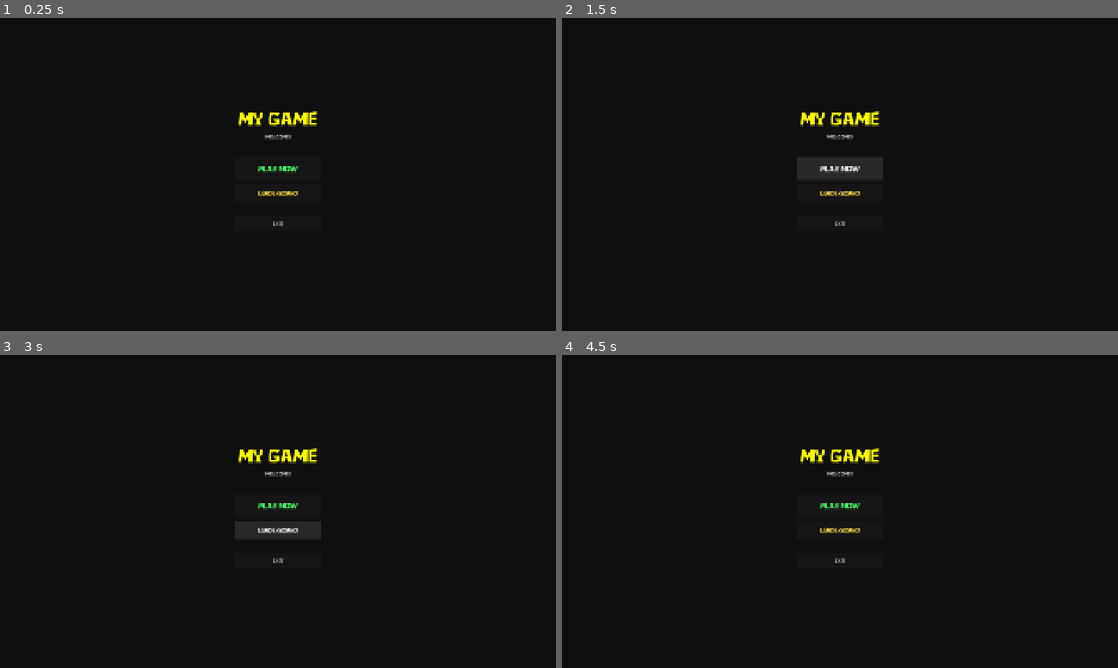
Above: before the commit, frames 1-4 (two rows, left to right).
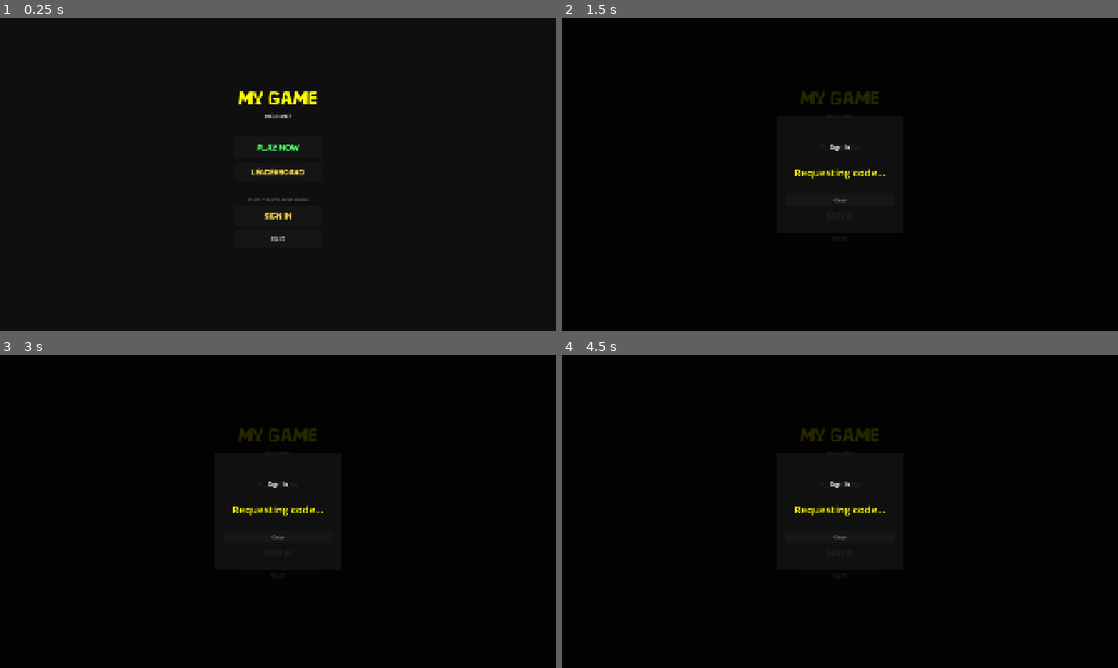
Above: after the commit, the same moments.

Repository: cheddatech/CheddaBoards-Godot
Game: Godot game, scene res://scenes/MainMenu.tscn
Two runs of this game, one before a commit and one after it. Both use one fixed random seed, a clock stepped at 60 frames per second and the inputs below.
Inputs (mouse positions are in pixels of both pictures, inside the frame that each line leads up to):
- Up to frame 1 (0.25 s): no input
- Up to frame 2 (1.5 s): click (840, 215) at 0.5 s, where only the run after the commit has a clickable "Sign In"; click "PLAY NOW" at 1.25 s
- Up to frame 3 (3 s): click "PLAY NOW" at 2 s; click "Leaderboard" at 2.75 s
- Up to frame 4 (4.5 s): click "Leaderboard" at 3.5 s; click (840, 552) at 4.25 s, where only the run after the commit has a clickable "Sign In"

The runs differ from the first frame. In frame 1, 1.6% of the frame differs, in the area x 42-58%, y 23-72%; in frame 2, 1.0%; in frame 3, 1.0%; in frame 4, 1.0%.
Error before the commit: Parse Error: Preload file "res://scenes/DeviceCodePopup.tscn" does not exist. (res://scripts/MainMenu.gd:1169)

Commit message:
Update MainMenu.gd

Diff:
--- a/scripts/MainMenu.gd
+++ b/scripts/MainMenu.gd
@@ -1166,7 +1166,7 @@
 	_log("Sign In pressed - showing device code popup")
 	is_logging_in = true
 
-	var popup = preload("res://scenes/DeviceCodePopup.tscn").instantiate()
+	var popup = preload("res://scenes/DeviceCodeLogin.tscn").instantiate()
 	add_child(popup)
 	popup.signed_in.connect(func(nickname):
 		_log("Device code popup: signed in as %s" % nickname)
@@ -1243,7 +1243,7 @@
 	else:
 		# Native: use device code popup for upgrade
 		_log("Upgrade via device code pressed (native)")
-		var popup = preload("res://scenes/DeviceCodePopup.tscn").instantiate()
+		var popup = preload("res://scenes/DeviceCodeLogin.tscn").instantiate()
 		add_child(popup)
 		popup.signed_in.connect(func(nickname):
 			_log("Upgrade complete via device code: %s" % nickname)
